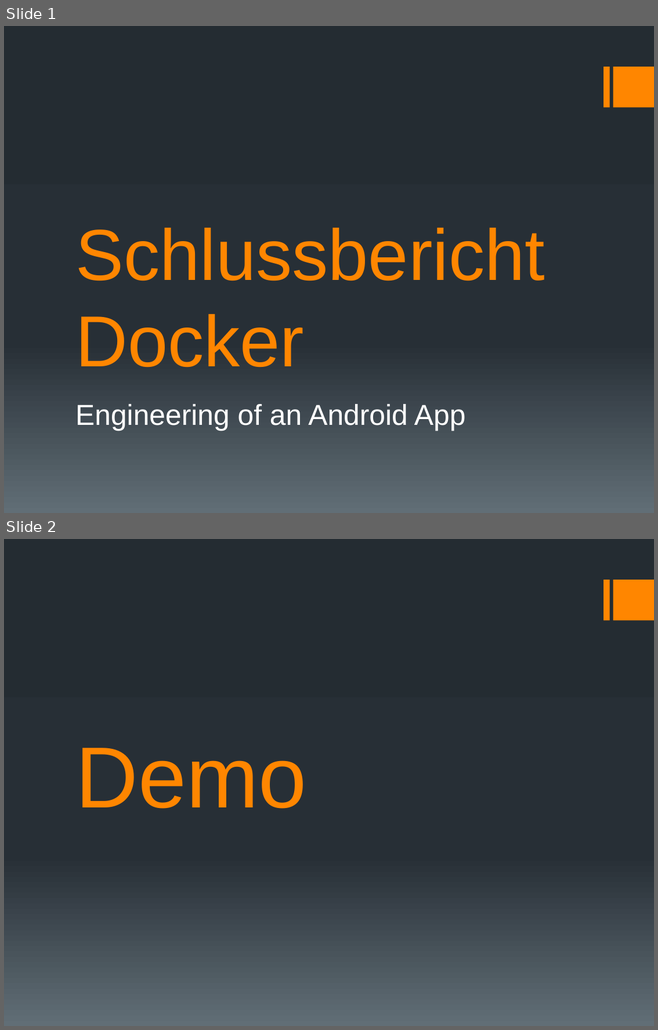
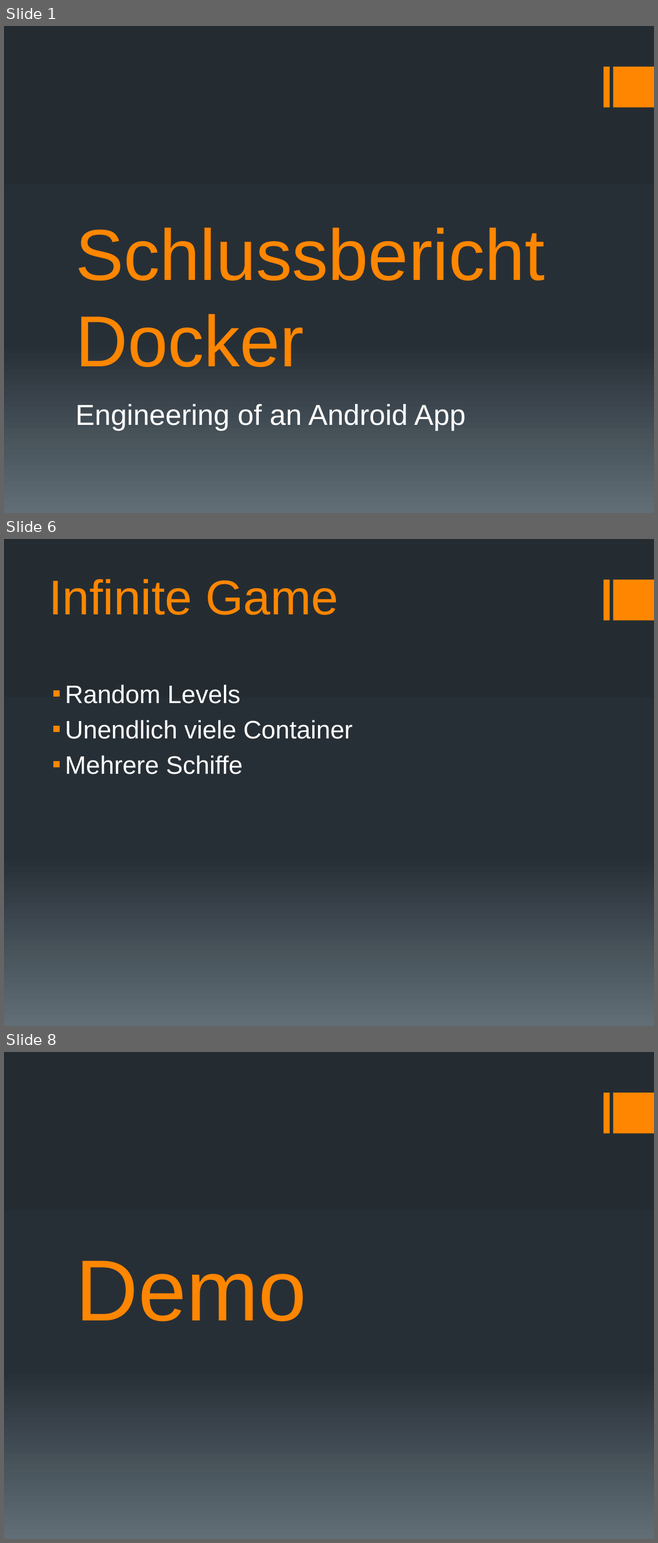
Before and after one commit to docker-apps/Docker, a slide deck: Documents/Schlusspräsentation/Schlussbericht_Präsentation_v1.pptx. Shown one above the other, each under a label of ours: slides 1 and 2 before the commit, slides 1, 6 and 8 after it; the slides between them are not shown. The pictures are 658x1030 and 658x1543 pixels, drawn with LibreOffice and Linux fonts; fonts in the diff are those of the drawing. Boxes give left, top, right and bottom in pixels: in the first picture for what was removed or moved away, otherwise in the second. Text is boxed around its words. In the diff, an @@ line names an element or a change of style, - is before the commit and + after.

```diff
--- a/Documents/Schlusspräsentation/Schlussbericht_Präsentation_v1.pptx
+++ b/Documents/Schlusspräsentation/Schlussbericht_Präsentation_v1.pptx
@@ slide 6 added at <box>4,539,654,1026</box>, background gradient #242C33 to #273037 to #636D76; not listed: 2 template elements that a slide beside it also shows @@
@@ title added at <box>49,579,339,615</box>, 54 pt, text #FF8600 @@
+Infinite Game
@@ text added at <box>65,685,353,774</box>, 28 pt, text #FFFFFF @@
+▪ Random Levels
+▪ Unendlich viele Container
+▪ Mehrere Schiffe
@@ what was slide 2 is now slide 8 @@
```
Also in this commit, not shown: 7 other slides added, 19 slides removed, 2 other files.
